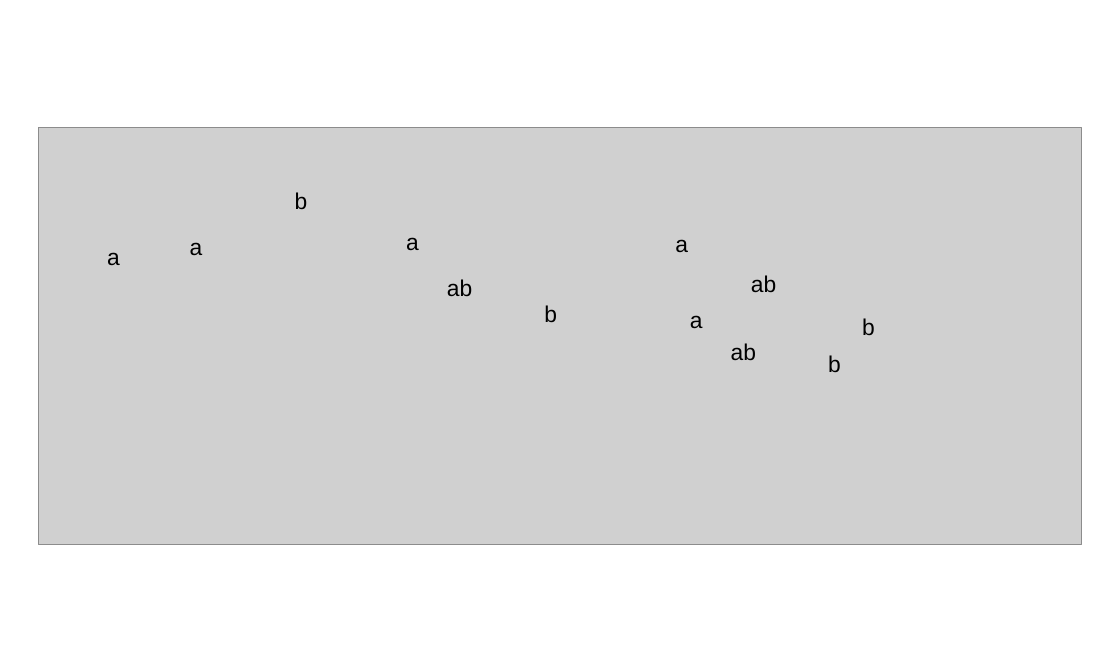
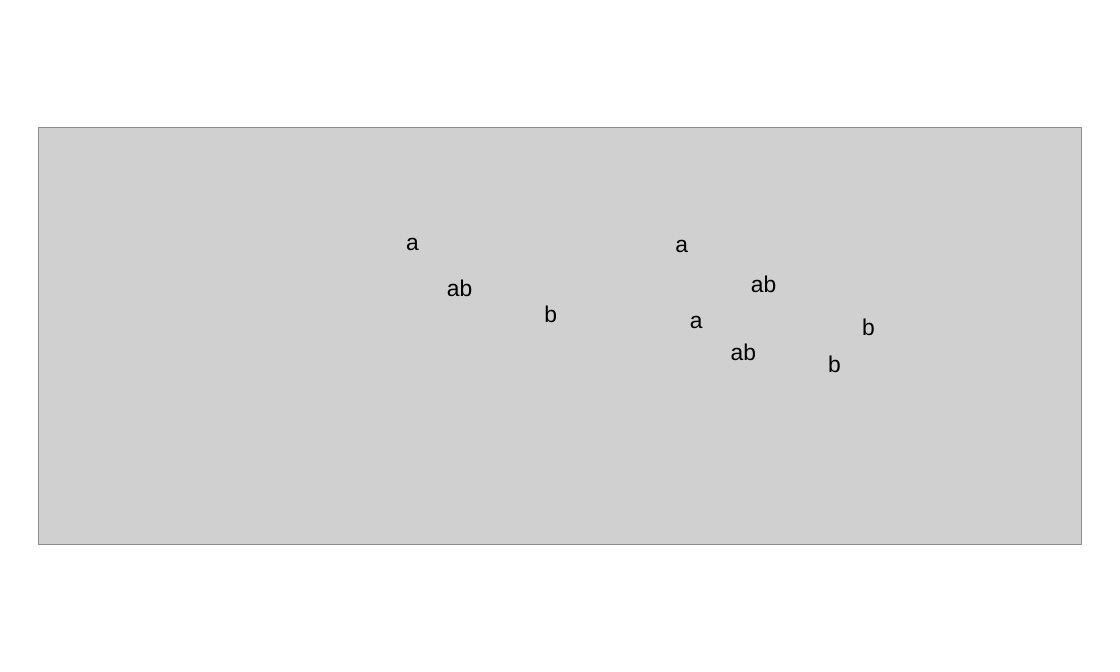
Before and after one commit to tschwemmer/MenidiaOA, a slide deck: slide 1 of Dissertation Backup/Editing Pcrit Fig.pptx. Drawn at 1120x672 pixels with LibreOffice and Linux fonts; fonts in the diff are those of the drawing; grey boxes stand for pictures. Boxes give left, top, right and bottom in pixels: in the first picture for what was removed or moved away, otherwise in the second. Text is boxed around its words. In the diff, an @@ line names an element or a change of style, - is before the commit and + after.

```diff
--- a/Dissertation Backup/Editing Pcrit Fig.pptx
+++ b/Dissertation Backup/Editing Pcrit Fig.pptx
@@ text removed at (295,192,308,209) @@
-b
@@ text removed at (107,252,120,265) @@
-a
@@ text removed at (190,242,203,255) @@
-a
```
Also in this commit, not shown: 7 other files.
